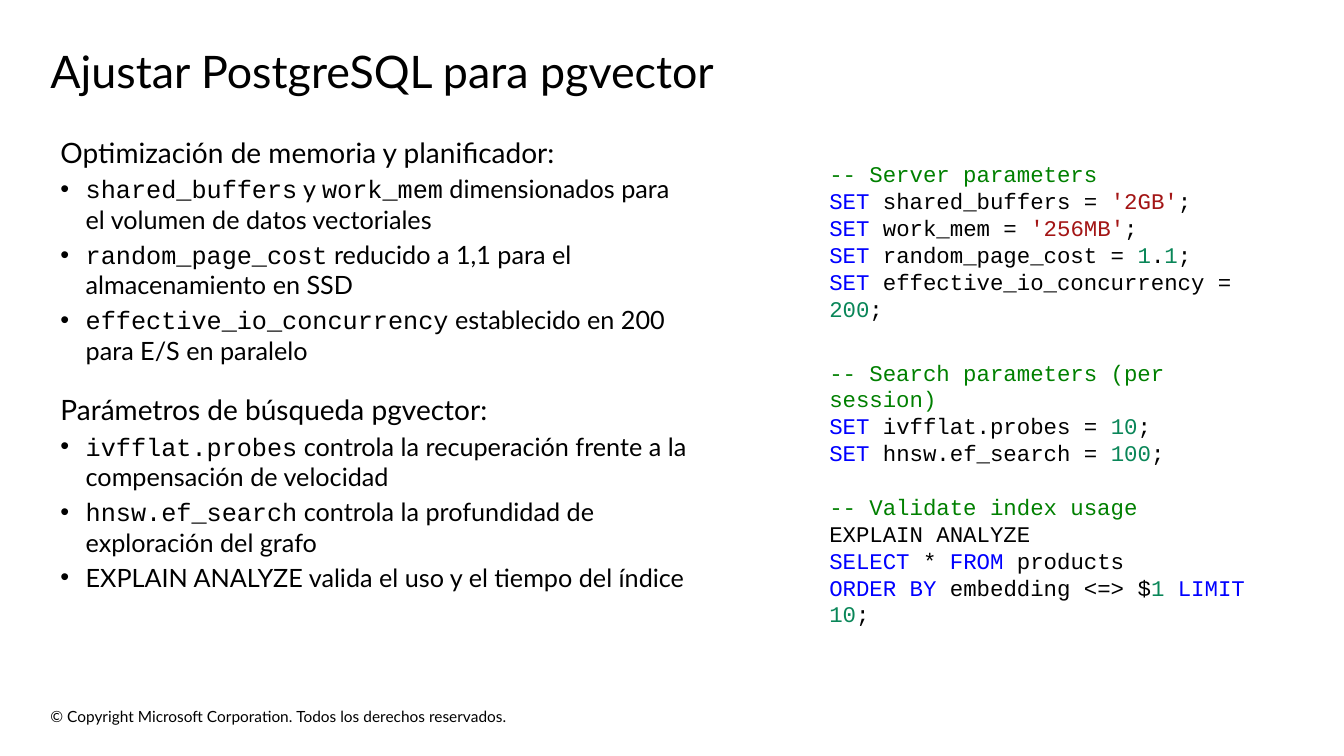
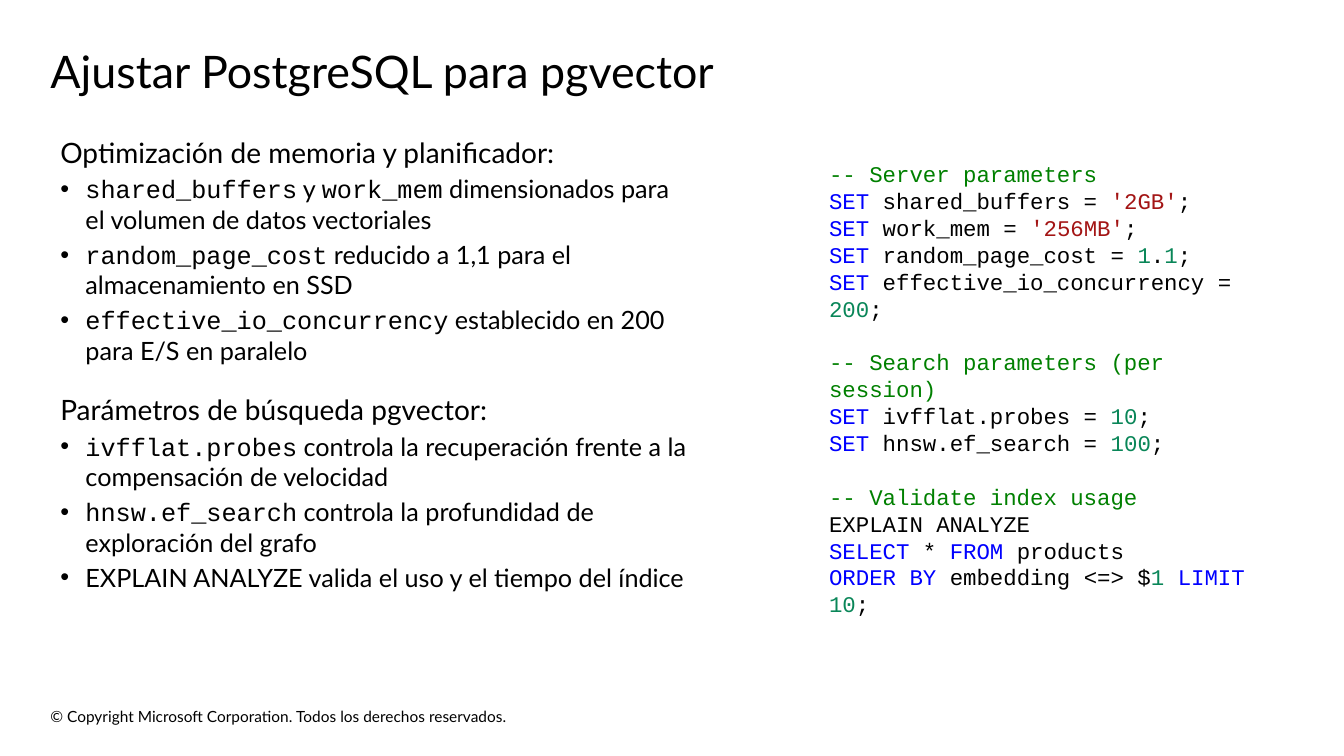
Before and after one commit to soyjuandelgado/azure, a slide deck: slide 30 of AI-200/Contenido/AI-200T00-PowerPoint.es-ES/AI-200T00-PowerPoint_05.es-ES.pptx. Drawn at 1344x756 pixels with LibreOffice and Linux fonts; fonts in the diff are those of the drawing. Boxes give left, top, right and bottom in pixels: in the first picture for what was removed or moved away, otherwise in the second. Text is boxed around its words. In the diff, an @@ line names an element or a change of style, - is before the commit and + after.

```diff
--- a/AI-200/Contenido/AI-200T00-PowerPoint.es-ES/AI-200T00-PowerPoint_05.es-ES.pptx
+++ b/AI-200/Contenido/AI-200T00-PowerPoint.es-ES/AI-200T00-PowerPoint_05.es-ES.pptx
@@ text "-- Server parameters" rewrapped from [829,167,1245,626] to [829,167,1245,616] @@
```
Also in this commit, not shown: 11 other slides changed, 25 other files.
